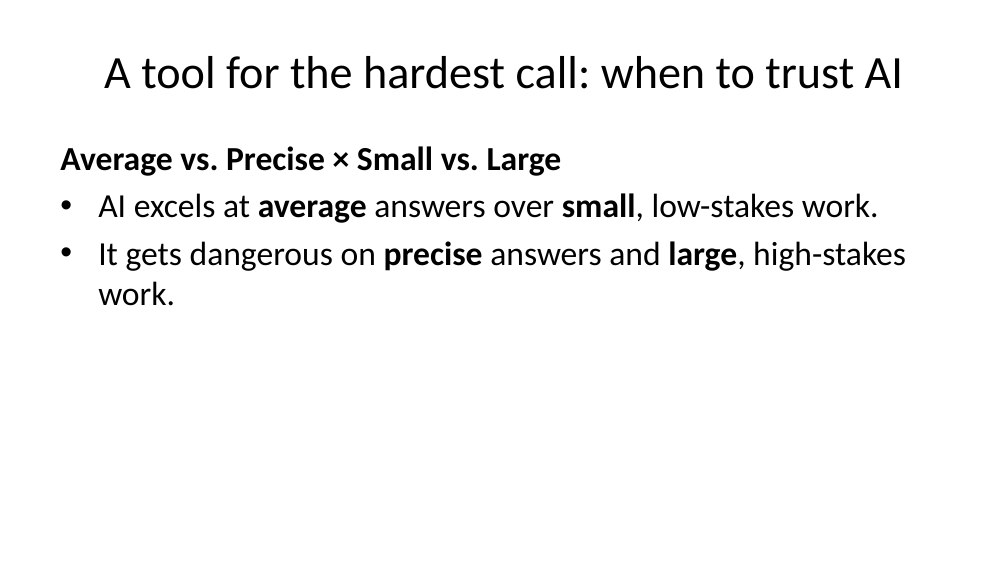
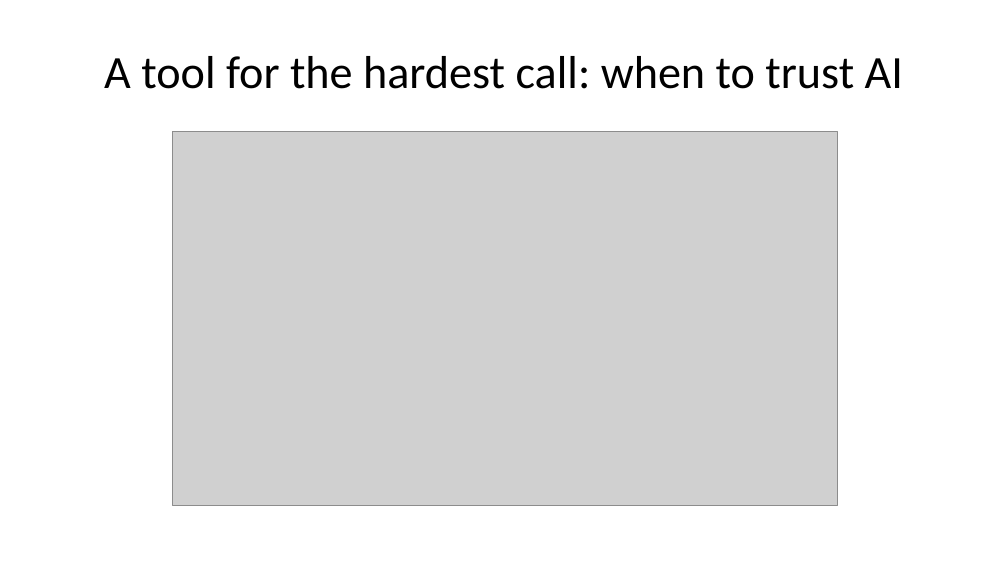
Before and after one commit to michael-borck/ai-in-delivery, a slide deck: slide 16 of content/slide-deck.pptx (slide 15 before the commit). Drawn at 1008x567 pixels with LibreOffice and Linux fonts; fonts in the diff are those of the drawing; grey boxes stand for pictures. Boxes give left, top, right and bottom in pixels: in the first picture for what was removed or moved away, otherwise in the second. Text is boxed around its words. In the diff, an @@ line names an element or a change of style, - is before the commit and + after.

```diff
--- a/content/slide-deck.pptx
+++ b/content/slide-deck.pptx
@@ text removed at (60,146,906,306) @@
-Average vs. Precise × Small vs. Large
-• AI excels at average answers over small, low-stakes work.
-• It gets dangerous on precise answers and large, high-stakes work.
@@ picture added at (172,132,838,506) @@
```
Also in this commit, not shown: 1 other slide changed, 1 slide added, 38 other files.
